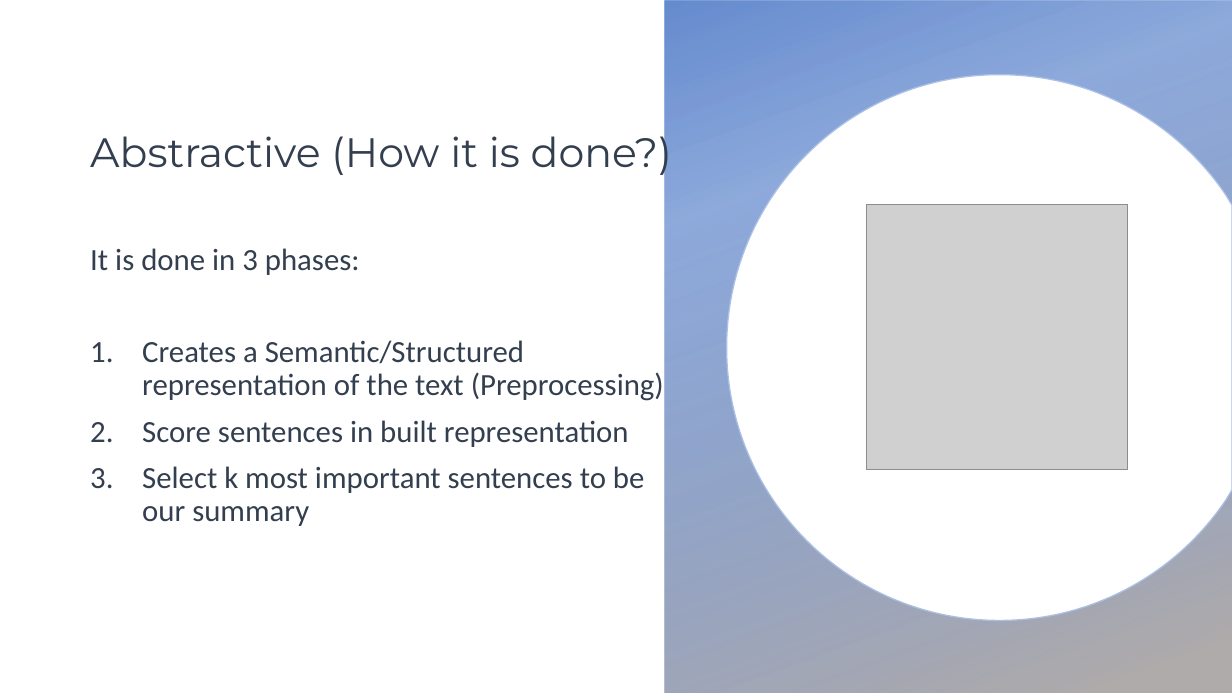
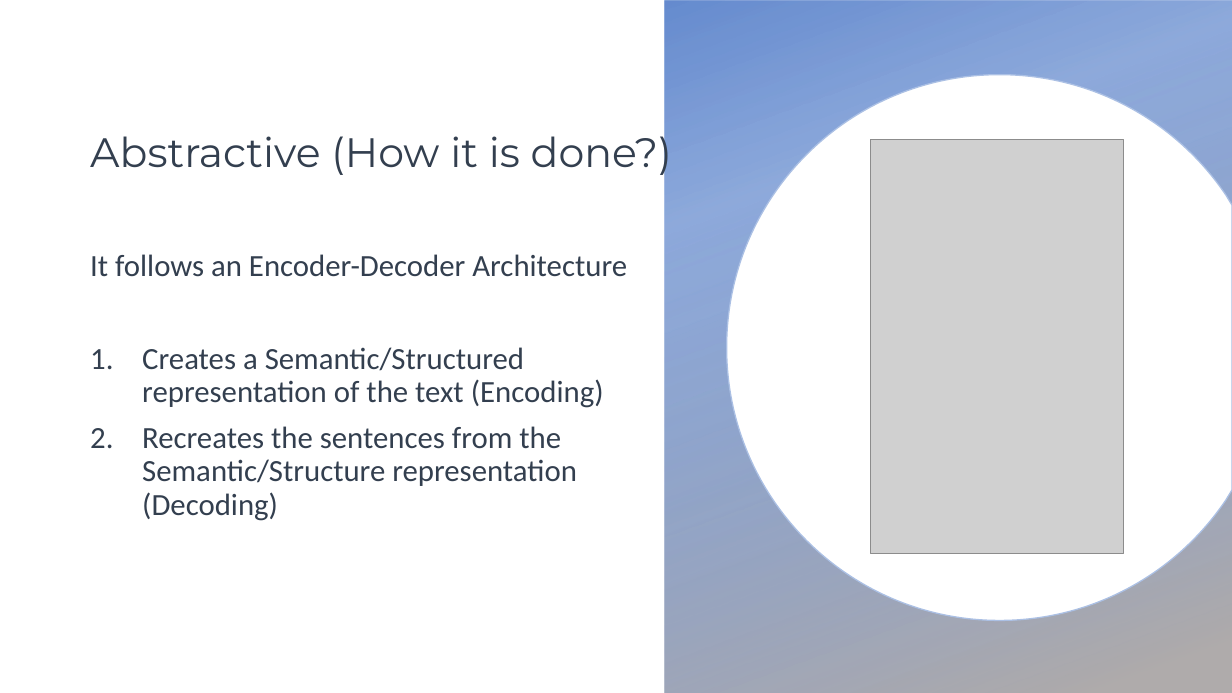
Before and after one commit to mhserry/F21AA, a slide deck: slide 21 of CW2/Text Summarization.pptx. Drawn at 1232x693 pixels with LibreOffice and Linux fonts; fonts in the diff are those of the drawing; grey boxes stand for pictures; background and template pictures are left out. Boxes give left, top, right and bottom in pixels: in the first picture for what was removed or moved away, otherwise in the second. Text is boxed around its words. In the diff, an @@ line names an element or a change of style, - is before the commit and + after.

Commit message:
ppt

```diff
--- a/CW2/Text Summarization.pptx
+++ b/CW2/Text Summarization.pptx
@@ picture: place and size @@
-picture at [867,204,1128,469]
+picture at [871,140,1124,554]
@@ text at [90,254,627,521]: text changed @@
-It is done in 3 phases:
-1. Creates a Semantic/Structured representation of the text (Preprocessing)
-2. Score sentences in built representation
-3. Select k most important sentences to be our summary
+It follows an Encoder-Decoder Architecture
+1. Creates a Semantic/Structured representation of the text (Encoding)
+2. Recreates the sentences from the Semantic/Structure representation (Decoding)
```
